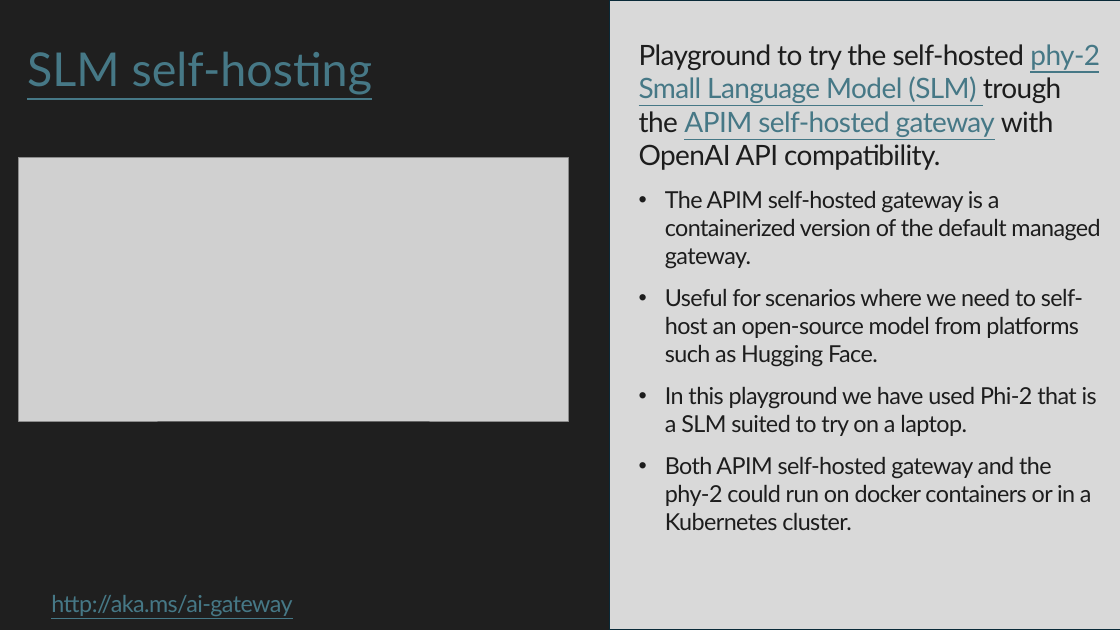
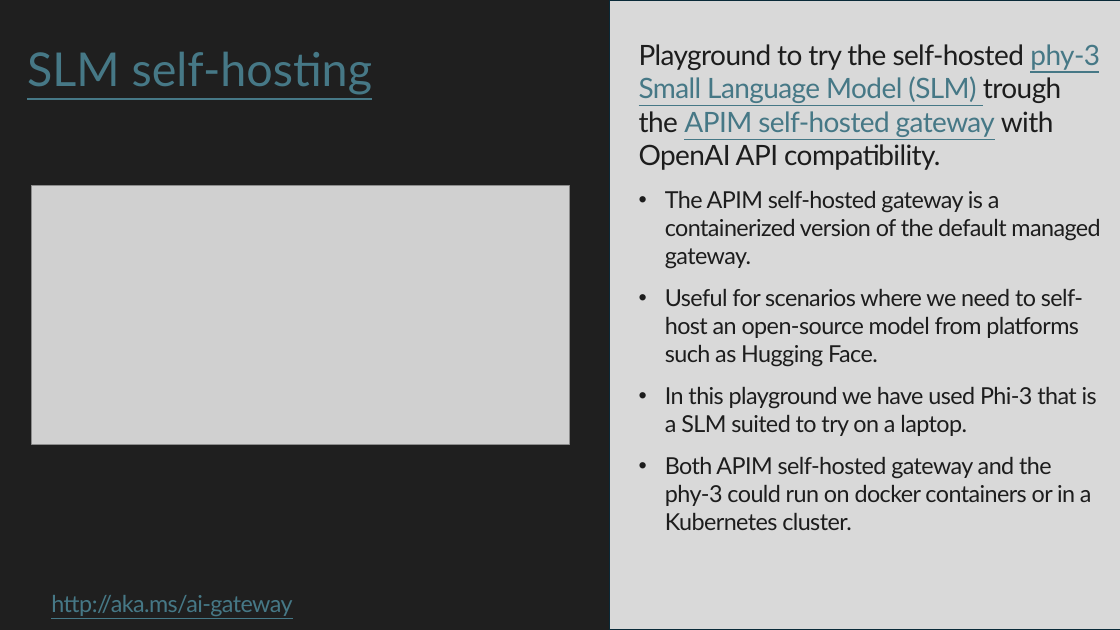
Before and after one commit to jmasengeshomsft/AI-Gateway, a slide deck: slide 13 of AI-GATEWAY.pptx. Drawn at 1120x630 pixels with LibreOffice and Linux fonts; fonts in the diff are those of the drawing; grey boxes stand for pictures. Boxes give left, top, right and bottom in pixels: in the first picture for what was removed or moved away, otherwise in the second. Text is boxed around its words. In the diff, an @@ line names an element or a change of style, - is before the commit and + after.

Commit message:
Updated the slm-sef-hosting lab to use the phy-3 SLM

```diff
--- a/AI-GATEWAY.pptx
+++ b/AI-GATEWAY.pptx
@@ text at [639,44,1100,170]: text changed @@
-Playground to try the self-hosted phy-2 Small Language Model (SLM) trough the APIM self-hosted gateway with OpenAI API compatibility.
+Playground to try the self-hosted phy-3 Small Language Model (SLM) trough the APIM self-hosted gateway with OpenAI API compatibility.
@@ picture: place and size @@
-picture at [18,158,568,422]
+picture at [32,186,570,444]
@@ text at [665,387,1097,530]: text changed @@
-• In this playground we have used Phi-2 that is a SLM suited to try on a laptop.
-• Both APIM self-hosted gateway and the phy-2 could run on docker containers or in a Kubernetes cluster.
+• In this playground we have used Phi-3 that is a SLM suited to try on a laptop.
+• Both APIM self-hosted gateway and the phy-3 could run on docker containers or in a Kubernetes cluster.
```
Also in this commit, not shown: 10 other files.
